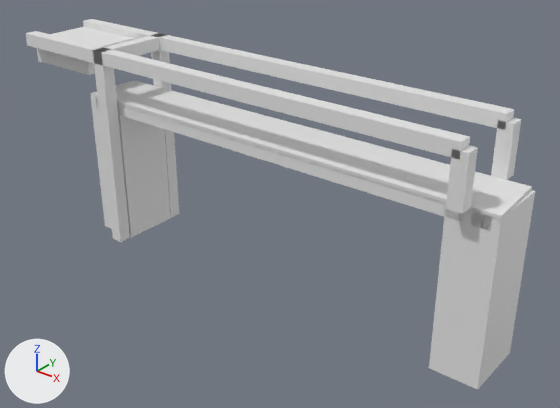
Before and after pictures for a commit that changed the glTF model models/acquoy/acquoy-toegangsbrug-fort-diefdijk/acquoy-toegangsbrug-fort-diefdijk.glb.
Before and after are seen from a 50 mm camera at (28.2, -35.2, 17.6) aimed at (-0.5, 0.6, -4.6). Arrows for +X, +Y and +Z are at lower left; the lights stay in place. The picture after the commit comes second.

Before the edit, the objects in view are built like this:
```python
ob_building_balans = bpy.data.objects.new('building:balans', me_balans)
ob_building_balans.location = (0.0, 0.0, 0.0)
ob_building_balans_2 = bpy.data.objects.new('building:balans 2', me_balans_2)
ob_building_balans_2.location = (0.0, 0.0, 0.0)
ob_building_contragewicht = bpy.data.objects.new('building:contragewicht', me_contragewicht)
ob_building_contragewicht.location = (0.0, 0.0, 0.0)
ob_building_hamei = bpy.data.objects.new('building:hamei', me_hamei)
ob_building_hamei.location = (0.0, 0.0, 0.0)
ob_building_hamei_2 = bpy.data.objects.new('building:hamei 2', me_hamei_2)
ob_building_hamei_2.location = (0.0, 0.0, 0.0)
ob_building_hangstang = bpy.data.objects.new('building:hangstang', me_hangstang)
ob_building_hangstang.location = (0.0, 0.0, 0.0)
ob_building_hangstang_2 = bpy.data.objects.new('building:hangstang 2', me_hangstang_2)
ob_building_hangstang_2.location = (0.0, 0.0, 0.0)
ob_building_portaal = bpy.data.objects.new('building:portaal', me_portaal)
ob_building_portaal.location = (0.0, 0.0, 0.0)
ob_road_landhoofd__aangenomen = bpy.data.objects.new('road:landhoofd (aangenomen)', me_landhoofd__aangenomen)
ob_road_landhoofd__aangenomen.location = (0.0, 0.0, 0.0)
# also in view: 'road:dek' at (0.0, 0.0, 0.0); 'road:voetpad' at (0.0, 0.0, 0.5); 'road:landhoofd (aangenomen) 2' at (14.0, 0.0, -4.8)
```
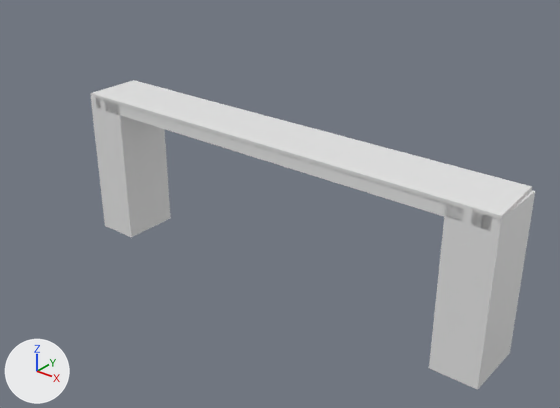
The change, as a list of edits to the scene's bpy script:
```text
Remove ob_building_hamei:
    ob_building_hamei = bpy.data.objects.new('building:hamei', me_hamei)
    ob_building_hamei.location = (0.0, 0.0, 0.0)
Remove ob_building_hamei_2:
    ob_building_hamei_2 = bpy.data.objects.new('building:hamei 2', me_hamei_2)
    ob_building_hamei_2.location = (0.0, 0.0, 0.0)
Remove ob_building_portaal:
    ob_building_portaal = bpy.data.objects.new('building:portaal', me_portaal)
    ob_building_portaal.location = (0.0, 0.0, 0.0)
Remove ob_building_balans:
    ob_building_balans = bpy.data.objects.new('building:balans', me_balans)
    ob_building_balans.location = (0.0, 0.0, 0.0)
Remove ob_building_hangstang:
    ob_building_hangstang = bpy.data.objects.new('building:hangstang', me_hangstang)
    ob_building_hangstang.location = (0.0, 0.0, 0.0)
Remove ob_building_balans_2:
    ob_building_balans_2 = bpy.data.objects.new('building:balans 2', me_balans_2)
    ob_building_balans_2.location = (0.0, 0.0, 0.0)
Remove ob_building_hangstang_2:
    ob_building_hangstang_2 = bpy.data.objects.new('building:hangstang 2', me_hangstang_2)
    ob_building_hangstang_2.location = (0.0, 0.0, 0.0)
Remove ob_building_contragewicht:
    ob_building_contragewicht = bpy.data.objects.new('building:contragewicht', me_contragewicht)
    ob_building_contragewicht.location = (0.0, 0.0, 0.0)
```

Pixel boxes (x1, y1, x2, y2) of what changed, in the pictures (560 x 408 px):
'building:balans 2', deleted
    before: (26, 31, 470, 159)
'building:balans', deleted
    before: (83, 19, 514, 130)
'building:hamei 2', deleted
    before: (93, 47, 130, 242)
'building:contragewicht', deleted
    before: (37, 27, 135, 75)
'building:hangstang 2', deleted
    before: (446, 146, 478, 214)
'building:hangstang', deleted
    before: (491, 117, 521, 180)
'building:hamei', deleted
    before: (151, 34, 179, 217)
'building:portaal', deleted
    before: (99, 35, 162, 56)
